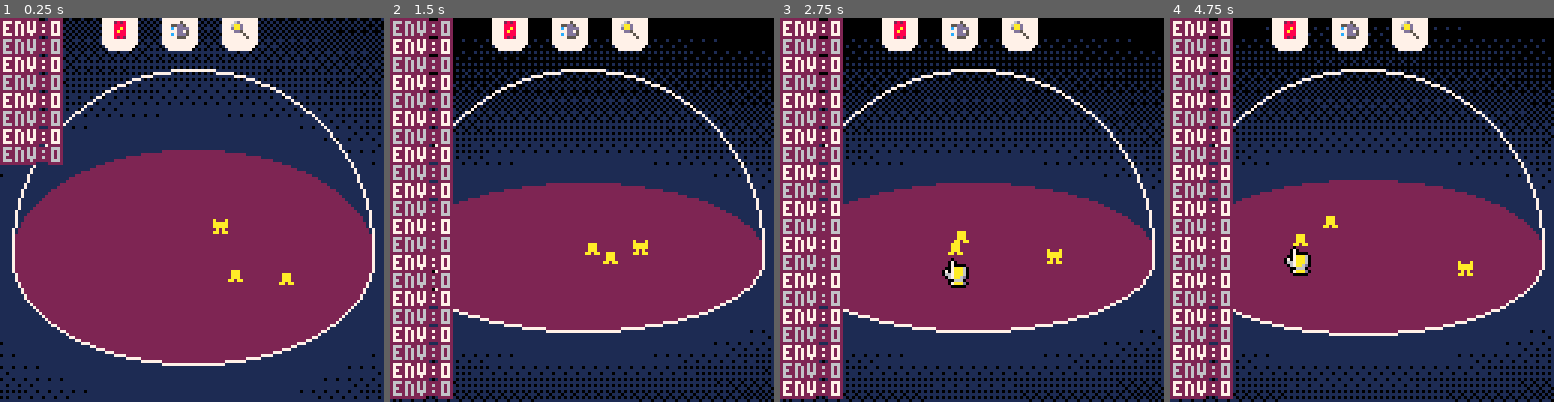
Above: before the commit, frames 1-4 (left to right).
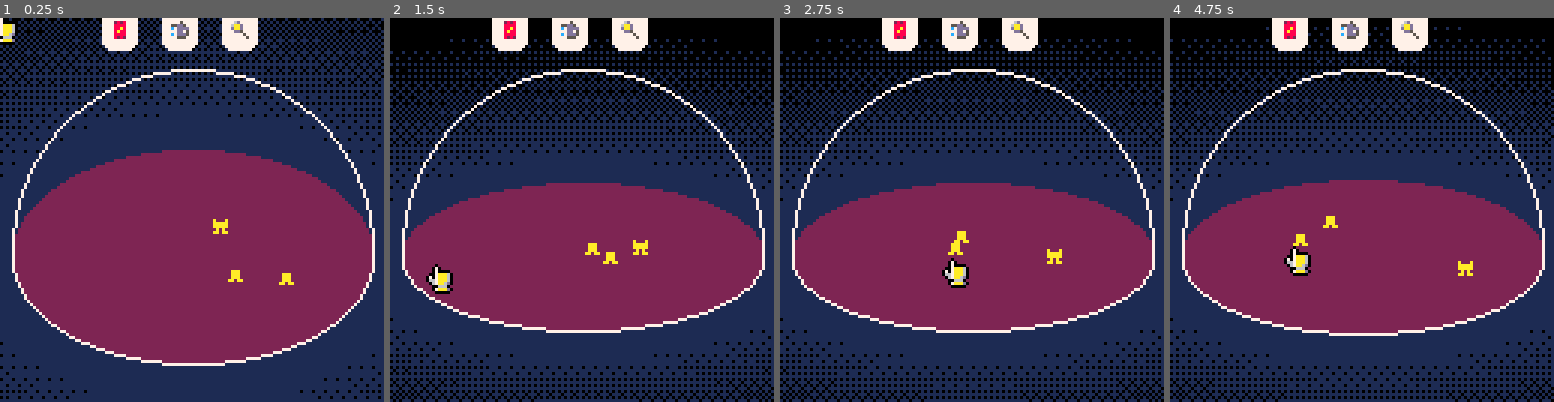
Above: after the commit, the same moments.

Repository: samuelhpratt/ggj2025
Game: PICO-8 cartridge game.p8
Two runs of this game, one before a commit and one after it. Both use one fixed random seed, a clock stepped at 60 frames per second and the inputs below.
Inputs (mouse positions are in pixels of both pictures, inside the frame that each line leads up to):
- Up to frame 1 (0.25 s): no input
- Up to frame 2 (1.5 s): click (670, 121) at 0.67 s; click (436, 267) at 1.22 s
- Up to frame 3 (2.75 s): click (887, 114) at 1.77 s; click (952, 259) at 2.32 s
- Up to frame 4 (4.75 s): click (1404, 106) at 2.87 s; click (1465, 256) at 3.42 s; click (1231, 102) at 3.97 s; click (1292, 248) at 4.52 s

The runs differ from the first frame. In frame 1, 6.1% of the frame differs, in the area x 0-17%, y 0-39%; in frame 2, 15%, in the area x 0-17%, y 0-100%; in frame 3, 14%; in frame 4, 14%.

Commit message:
Added smoke particles, improved fire

Diff:
--- a/fire.lua
+++ b/fire.lua
@@ -1,8 +1,10 @@
 fires = {}
+smoke = {}
 
 function spawnFire(x, y)
     local fire = spawnObject(x, y, 0)
-    fire.age = 600  -- 20 sec
+    -- 20 sec
+    fire.age = 600
 
     function fire.draw(self)
         local x, y = self:getScreenPosition()
@@ -10,17 +12,52 @@
     end
 
     function fire.update(self)
+        if self.age % 4 == 0 then
+            spawnSmoke(self.x + rnd(6) - 3, self.y, 6, rnd({ 0, 5 }))
+        end
         for person in all(people) do
             -- simple distance check
             if (person.x - self.x) * (person.x - self.x) + (person.y - self.y) * (person.y - self.y) < 9 then
-                person.burning += 10
+                person.burning = self.age
             end
         end
         self.age -= 1
         if self.age <= 0 then
             del(objects, self)
+            del(fires, self)
         end
     end
 
     add(fires, fire)
 end
+
+function spawnSmoke(x, y, z, c)
+    local c = c or 5
+    local particle = { x = x, y = y, z = z, c = c, age = rnd(60) }
+
+    add(smoke, particle)
+end
+
+function updateSmoke()
+    local dx = sin(t()) / 10
+    for particle in all(smoke) do
+        particle.age -= 1
+        if particle.age <= 0 then
+            del(smoke, particle)
+        end
+        particle.z += 1
+        particle.x += dx
+    end
+
+    while #smoke > 500 do
+        del(smoke, smoke[1])
+    end
+end
+
+function drawSmoke()
+    for particle in all(smoke) do
+        local x = 64 + particle.x
+        local y = domeY + particle.y * domeAngle - particle.z * (1 - domeAngle)
+        pset(x, y, particle.c)
+    end
+end
--- a/main.lua
+++ b/main.lua
@@ -7,6 +7,7 @@
 function _draw()
     drawDome()
     drawObjects()
+    drawSmoke()
     drawUI()
     local mouseSprite
     if mouseHeld then
@@ -35,30 +36,24 @@
     mouseHeld = stat(34) > 0
     -- true if the mouse button is held
 
-    if mode == "seeds" then
-        if mouseHeld then
-            local x, y = screenPosToCoords(mouseX, mouseY)
-            x += rnd(2) - 1
-            y += rnd(2) - 1
-            spawnObject(x, y, domeRadius - sqrt(x * x + y * y) / 2, 1)
-        end
-    elseif mode == "water" then
-        if mouseHeld then
-            local x, y = screenPosToCoords(mouseX, mouseY)
-            x += rnd(10) - 5
-            y += rnd(10) - 5
-            spawnDroplet(x, y, domeRadius - sqrt(x * x + y * y) / 2)
-        end
-    elseif mode == "fire" then
-        if mouseHeld then
-            local x, y = screenPosToCoords(mouseX, mouseY)
-            x += rnd(4) - 2
-            y += rnd(4) - 2
-            spawnFire(x, y)
+    if mouseHeld and mode then
+        local x, y = screenPosToCoords(mouseX, mouseY)
+        if mode == "seeds" then
+                x += rnd(2) - 1
+                y += rnd(2) - 1
+                spawnObject(x, y, domeRadius - sqrt(x * x + y * y) / 2, 1)
+        elseif mode == "water" then
+                x += rnd(10) - 5
+                y += rnd(10) - 5
+                spawnDroplet(x, y, domeRadius - sqrt(x * x + y * y) / 2)
+        elseif mode == "fire" then
+                x += rnd(4) - 2
+                y += rnd(4) - 2
+                spawnFire(x, y)
         end
     end
-
-    --updatePeople()
+    updateSmoke()
+    updatePuddles()
     updateObjects()
     updateUI()
 end
--- a/states.lua
+++ b/states.lua
@@ -21,14 +21,13 @@
 
     for object in all(objects) do
         if object.sprite == objectSprites.person then
-            if object.fire > 0 then
+            if object.burning > 0 then
                 peopleFires = true
             end
         end
     end
 
     thereIsFire = environmentFires or peopleFires
-    log("env:"..tostr(#fires))
 
     --[[
     --food?
--- a/water.lua
+++ b/water.lua
@@ -30,6 +30,19 @@
                 end
                 if puddle then
                     puddle.r += 1 / max(puddle.r / 3, 0.5)
+
+                    for fire in all(fires) do
+                        if (fire.x - puddle.x) * (fire.x - puddle.x)
+                                + (fire.y - puddle.y) * (fire.y - puddle.y)
+                                < puddle.r * puddle.r then
+                            fire.age -= 100
+
+                            spawnSmoke(fire.x + rnd(6) - 3, fire.y, 6, 6)
+
+                            -- delete self
+                            del(objects, self)
+                        end
+                    end
 
                     -- check if puddle needs to move etc
                     for otherPuddle in all(puddles) do
@@ -71,7 +84,8 @@
                             + (fire.y - self.y) * (fire.y - self.y)
                             < 25 then
                         fire.age -= 100
-                        -- todo: steam particle here?
+
+                        spawnSmoke(fire.x + rnd(6) - 3, fire.y, 6, 6)
 
                         -- delete self
                         del(objects, self)
@@ -84,7 +98,8 @@
                                 + (person.y - self.y) * (person.y - self.y))
                             < 25 then
                         person.burning -= 100
-                        -- todo: steam particle here?
+
+                        spawnSmoke(person.x + rnd(6) - 3, person.y, 12, 6)
 
                         -- delete self
                         del(objects, self)
@@ -99,10 +114,9 @@
 
 function spawnPuddle(x, y)
     local puddle = spawnObject(x, y, 0)
-    puddle.r = 0
+    puddle.r = 1
     -- remove from objects since we want to draw them seperately
     del(objects, puddle)
-
     add(puddles, puddle)
 end
 
@@ -118,3 +132,12 @@
         end
     end
 end
+
+function updatePuddles()
+    for puddle in all(puddles) do
+        puddle.r -= 0.005
+        if puddle.r < 0 then
+            del(puddles, puddle)
+        end
+    end
+end
